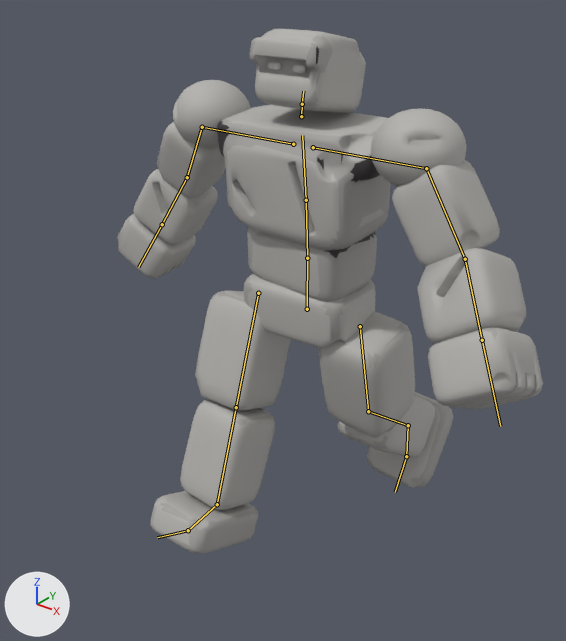
What one commit did to the FBX model Assets/Resources/Bodies/Golem.fbx.
Rendered twice from a 50 mm camera at (0.773, -1.036, 1.09) aimed at (-0.011, -0.057, 0.482). Every picture has the same lights, and +X, +Y and +Z are marked at lower left. The picture after the commit comes second. Both versions are drawn at frame 12 of the action 'Golem|Flee'; the numbers are the values there. The bones that bend it are drawn over the model as lines.

Objects in the first picture: 'GolemMesh'.
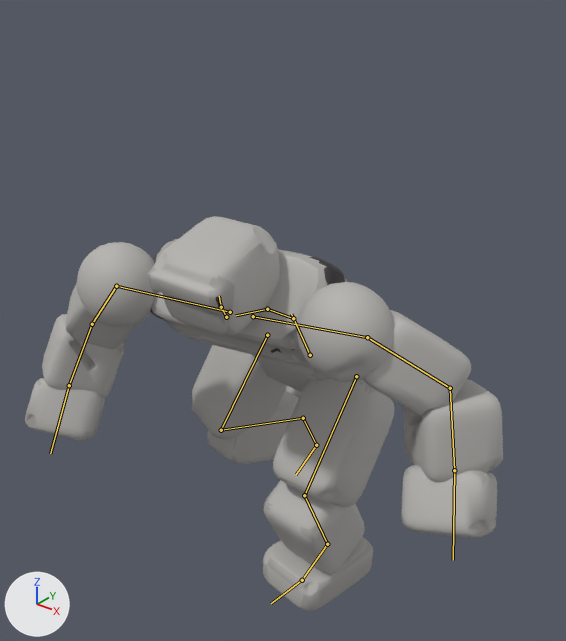
Scene script edits in JSON lines:
```json
{"block": "bone_hips", "where": "bone_hips = bpy.data.objects['Golem'].pose.bones['Hips']"}
{"op": "set", "path": "bone_hips.location", "old": "(0.0, 0.005, 0.0)", "new": "(0.012, -0.084, 0.004)"}
{"op": "set", "path": "bone_hips.rotation_quaternion", "old": "(1.0, 0.0, 0.0, 0.0)", "new": "(0.973, 0.221, -0.063, 0.02)", "note": "degrees (0, 0, 0) -> degrees (26, -8, 1)"}
{"block": "bone_spine", "where": "bone_spine = bpy.data.objects['Golem'].pose.bones['Spine']  # child of 'Hips'"}
{"op": "set", "path": "bone_spine.rotation_quaternion", "old": "(0.999, 0.033, 0.0, 0.0)", "new": "(0.947, 0.281, 0.108, -0.108)", "note": "degrees (4, 0, 0) -> degrees (32, 15, -9)"}
{"block": "bone_chest", "where": "bone_chest = bpy.data.objects['Golem'].pose.bones['Chest']  # child of 'Spine'"}
{"op": "set", "path": "bone_chest.rotation_quaternion", "old": "(1.0, 0.017, 0.0, 0.0)", "new": "(0.993, 0.118, 0.018, -0.024)", "note": "degrees (2, 0, 0) -> degrees (14, 2, -2)"}
{"block": "bone_neck", "where": "bone_neck = bpy.data.objects['Golem'].pose.bones['Neck']  # child of 'Chest'"}
{"op": "set", "path": "bone_neck.rotation_quaternion", "old": "(0.999, -0.045, 0.0, 0.0)", "new": "(0.894, -0.436, 0.037, 0.098)", "note": "degrees (-5, 0, 0) -> degrees (-51, 9, 8)"}
{"block": "bone_head", "where": "bone_head = bpy.data.objects['Golem'].pose.bones['Head']  # child of 'Neck'"}
{"op": "set", "path": "bone_head.rotation_quaternion", "old": "(0.994, -0.113, 0.0, 0.0)", "new": "(0.99, -0.066, -0.077, -0.094)", "note": "degrees (-13, 0, 0) -> degrees (-7, -10, -10)"}
{"block": "bone_leftshoulder", "where": "bone_leftshoulder = bpy.data.objects['Golem'].pose.bones['LeftShoulder']  # child of 'Chest'"}
{"op": "set", "path": "bone_leftshoulder.rotation_quaternion", "old": "(1.0, 0.0, 0.0, 0.0)", "new": "(0.99, 0.129, 0.036, 0.035)", "note": "degrees (0, 0, 0) -> degrees (15, 4, 4)"}
{"block": "bone_leftupperarm", "where": "bone_leftupperarm = bpy.data.objects['Golem'].pose.bones['LeftUpperArm']  # child of 'LeftShoulder'"}
{"op": "set", "path": "bone_leftupperarm.rotation_quaternion", "old": "(0.879, -0.467, -0.085, -0.045)", "new": "(0.878, -0.396, -0.109, -0.244)", "note": "degrees (-56, -11, 0) -> degrees (-44, -23, -22)"}
{"block": "bone_leftlowerarm", "where": "bone_leftlowerarm = bpy.data.objects['Golem'].pose.bones['LeftLowerArm']  # child of 'LeftUpperArm'"}
{"op": "set", "path": "bone_leftlowerarm.rotation_quaternion", "old": "(0.982, 0.0, 0.0, -0.187)", "new": "(0.9, 0.0, 0.0, -0.436)", "note": "degrees (0, 0, -22) -> degrees (0, 0, -52)"}
{"block": "bone_lefthand", "where": "bone_lefthand = bpy.data.objects['Golem'].pose.bones['LeftHand']  # child of 'LeftLowerArm'"}
{"op": "set", "path": "bone_lefthand.rotation_quaternion", "old": "(1.0, 0.0, 0.0, 0.0)", "new": "(0.859, 0.104, -0.47, -0.175)", "note": "degrees (0, 0, 0) -> degrees (33, -50, -39)"}
{"block": "bone_rightshoulder", "where": "bone_rightshoulder = bpy.data.objects['Golem'].pose.bones['RightShoulder']  # child of 'Chest'"}
{"op": "set", "path": "bone_rightshoulder.rotation_quaternion", "old": "(1.0, 0.0, 0.0, 0.0)", "new": "(1.0, 0.02, -0.002, -0.018)", "note": "degrees (0, 0, 0) -> degrees (2, 0, -2)"}
{"block": "bone_rightupperarm", "where": "bone_rightupperarm = bpy.data.objects['Golem'].pose.bones['RightUpperArm']  # child of 'RightShoulder'"}
{"op": "set", "path": "bone_rightupperarm.rotation_quaternion", "old": "(0.879, -0.467, -0.085, -0.045)", "new": "(0.863, -0.354, 0.236, 0.272)", "note": "degrees (-56, -11, 0) -> degrees (-37, 37, 22)"}
{"block": "bone_rightlowerarm", "where": "bone_rightlowerarm = bpy.data.objects['Golem'].pose.bones['RightLowerArm']  # child of 'RightUpperArm'"}
{"op": "set", "path": "bone_rightlowerarm.rotation_quaternion", "old": "(0.982, 0.0, 0.0, 0.187)", "new": "(0.931, 0.0, 0.0, 0.364)", "note": "degrees (0, 0, 22) -> degrees (0, 0, 43)"}
{"block": "bone_righthand", "where": "bone_righthand = bpy.data.objects['Golem'].pose.bones['RightHand']  # child of 'RightLowerArm'"}
{"op": "set", "path": "bone_righthand.rotation_quaternion", "old": "(1.0, 0.0, 0.0, 0.0)", "new": "(0.972, -0.036, 0.11, 0.203)", "note": "degrees (0, 0, 0) -> degrees (-1, 13, 23)"}
{"block": "bone_leftupperleg", "where": "bone_leftupperleg = bpy.data.objects['Golem'].pose.bones['LeftUpperLeg']  # child of 'Hips'"}
{"op": "set", "path": "bone_leftupperleg.rotation_quaternion", "old": "(0.988, 0.154, -0.01, -0.01)", "new": "(0.842, -0.538, -0.043, 0.014)", "note": "degrees (18, -1, -1) -> degrees (-65, -3, 4)"}
{"block": "bone_leftlowerleg", "where": "bone_leftlowerleg = bpy.data.objects['Golem'].pose.bones['LeftLowerLeg']  # child of 'LeftUpperLeg'"}
{"op": "set", "path": "bone_leftlowerleg.rotation_quaternion", "old": "(0.949, 0.316, 0.0, 0.0)", "new": "(0.834, 0.547, 0.034, 0.071)", "note": "degrees (37, 0, 0) -> degrees (66, -1, 9)"}
{"block": "bone_leftfoot", "where": "bone_leftfoot = bpy.data.objects['Golem'].pose.bones['LeftFoot']  # child of 'LeftLowerLeg'"}
{"op": "set", "path": "bone_leftfoot.rotation_quaternion", "old": "(0.998, 0.061, 0.0, 0.0)", "new": "(0.971, -0.232, 0.051, -0.018)", "note": "degrees (7, 0, 0) -> degrees (-27, 5, -3)"}
{"block": "bone_rightupperleg", "where": "bone_rightupperleg = bpy.data.objects['Golem'].pose.bones['RightUpperLeg']  # child of 'Hips'"}
{"op": "set", "path": "bone_rightupperleg.rotation_quaternion", "old": "(0.979, -0.201, -0.013, -0.013)", "new": "(0.897, -0.427, 0.074, 0.08)", "note": "degrees (-23, -2, -1) -> degrees (-50, 12, 5)"}
{"block": "bone_rightlowerleg", "where": "bone_rightlowerleg = bpy.data.objects['Golem'].pose.bones['RightLowerLeg']  # child of 'RightUpperLeg'"}
{"op": "set", "path": "bone_rightlowerleg.rotation_quaternion", "old": "(0.999, 0.044, 0.0, 0.0)", "new": "(0.607, 0.773, -0.098, -0.158)", "note": "degrees (5, 0, 0) -> degrees (102, 7, -20)"}
{"block": "bone_rightfoot", "where": "bone_rightfoot = bpy.data.objects['Golem'].pose.bones['RightFoot']  # child of 'RightLowerLeg'"}
{"op": "set", "path": "bone_rightfoot.rotation_quaternion", "old": "(0.999, -0.054, 0.0, 0.0)", "new": "(1.0, 0.01, -0.015, 0.012)", "note": "degrees (-6, 0, 0) -> degrees (1, -2, 1)"}
```

Boxes [x1, y1, x2, y2] around the edits, measured in the pictures (566 x 641 px):
```json
{"object": "GolemMesh", "change": "posed", "before": [117, 29, 543, 553], "after": [25, 216, 503, 611], "on screen": "12% wider, 25% shorter"}
{"bone": "Hips", "before": "(307, 309) to (307, 252)", "after": "(310, 355) to (291, 314)"}
{"bone": "Spine", "before": "(307, 258) to (306, 200)", "after": "(293, 318) to (267, 309)"}
{"bone": "Chest", "before": "(306, 200) to (302, 135)", "after": "(267, 309) to (236, 315)"}
{"bone": "Neck", "before": "(301, 116) to (302, 104)", "after": "(226, 317) to (221, 307)"}
{"bone": "Head", "before": "(302, 104) to (303, 91)", "after": "(221, 307) to (219, 296)"}
{"bone": "LeftShoulder", "before": "(313, 147) to (426, 168)", "after": "(253, 316) to (367, 337)"}
{"bone": "LeftUpperArm", "before": "(426, 168) to (465, 259)", "after": "(367, 337) to (450, 388)"}
{"bone": "LeftLowerArm", "before": "(465, 259) to (482, 340)", "after": "(450, 388) to (454, 470)"}
{"bone": "LeftHand", "before": "(482, 340) to (500, 426)", "after": "(454, 470) to (453, 560)"}
{"bone": "RightShoulder", "before": "(293, 144) to (202, 127)", "after": "(230, 312) to (116, 286)"}
{"bone": "RightUpperArm", "before": "(202, 127) to (187, 177)", "after": "(116, 286) to (92, 324)"}
{"bone": "RightLowerArm", "before": "(187, 177) to (162, 224)", "after": "(92, 324) to (69, 385)"}
{"bone": "RightHand", "before": "(162, 224) to (138, 267)", "after": "(69, 385) to (50, 453)"}
{"bone": "LeftUpperLeg", "before": "(360, 326) to (368, 411)", "after": "(356, 376) to (304, 495)"}
{"bone": "LeftLowerLeg", "before": "(368, 411) to (408, 425)", "after": "(304, 495) to (327, 544)"}
{"bone": "LeftFoot", "before": "(408, 425) to (406, 456)", "after": "(327, 544) to (302, 580)"}
{"bone": "RightUpperLeg", "before": "(258, 293) to (236, 407)", "after": "(267, 335) to (221, 430)"}
{"bone": "RightLowerLeg", "before": "(236, 407) to (217, 504)", "after": "(221, 430) to (303, 418)"}
{"bone": "RightFoot", "before": "(217, 504) to (188, 530)", "after": "(303, 418) to (316, 445)"}
```
